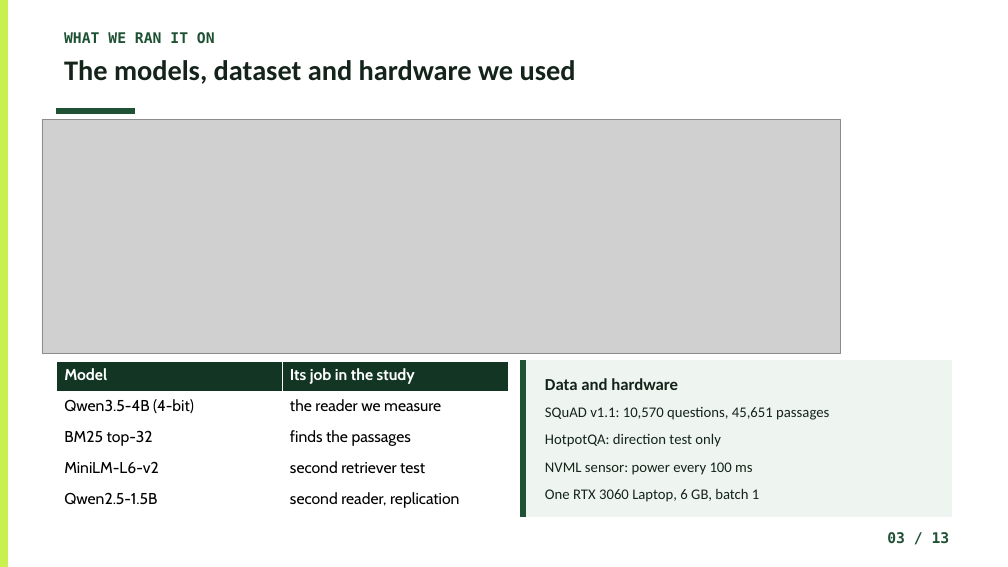
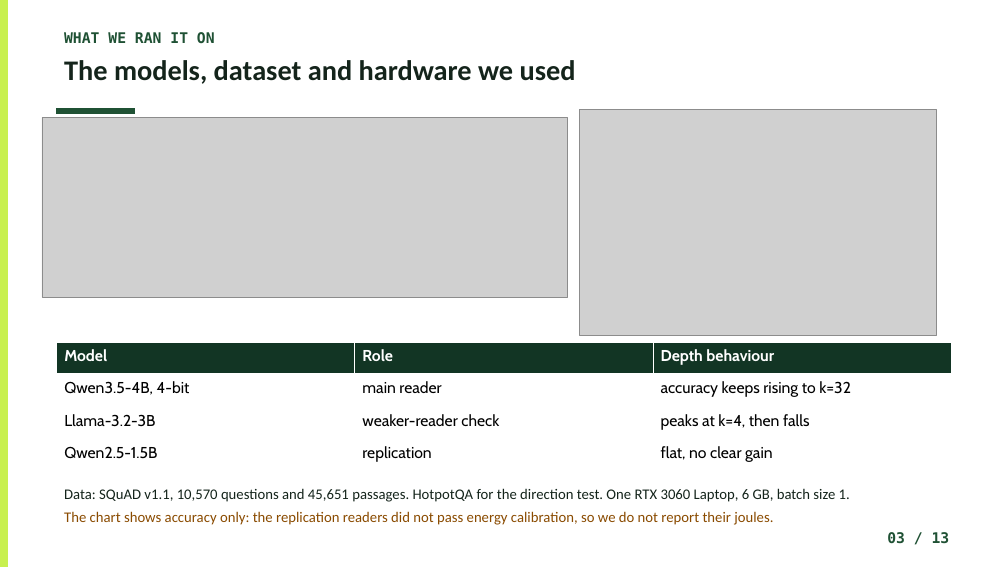
Before and after one commit to Atik203/energy-optimal-rag, a slide deck: slide 3 of Slides/Energy_Methodology_Presentation.pptx. Drawn at 1008x567 pixels with LibreOffice and Linux fonts; fonts in the diff are those of the drawing; grey boxes stand for pictures. Boxes give left, top, right and bottom in pixels: in the first picture for what was removed or moved away, otherwise in the second. Text is boxed around its words. In the diff, an @@ line names an element or a change of style, - is before the commit and + after.

```diff
--- a/Slides/Energy_Methodology_Presentation.pptx
+++ b/Slides/Energy_Methodology_Presentation.pptx
@@ picture removed at (x1=42, y1=119, x2=841, y2=354) @@
@@ picture added at (x1=42, y1=118, x2=567, y2=298) @@
@@ picture added at (x1=580, y1=109, x2=937, y2=335) @@
@@ table added at (x1=57, y1=343, x2=951, y2=473), 4 rows, 3 columns @@
+Model | Role | Depth behaviour
+Qwen3.5-4B, 4-bit | main reader | accuracy keeps rising to k=32
+Llama-3.2-3B | weaker-reader check | peaks at k=4, then falls
+Qwen2.5-1.5B | replication | flat, no clear gain
@@ table removed at (x1=57, y1=361, x2=509, y2=517), 5 rows, 2 columns @@
-Model | Its job in the study
-Qwen3.5-4B (4-bit) | the reader we measure
-BM25 top-32 | finds the passages
-MiniLM-L6-v2 | second retriever test
-Qwen2.5-1.5B | second reader, replication
@@ rectangle removed at (x1=521, y1=361, x2=951, y2=517) @@
@@ rectangle removed at (x1=521, y1=361, x2=526, y2=517) @@
@@ text removed at (x1=545, y1=378, x2=678, y2=390) @@
-Data and hardware
@@ text removed at (x1=545, y1=407, x2=829, y2=420) @@
-SQuAD v1.1: 10,570 questions, 45,651 passages
@@ text removed at (x1=545, y1=433, x2=721, y2=447) @@
-HotpotQA: direction test only
@@ text removed at (x1=545, y1=462, x2=753, y2=475) @@
-NVML sensor: power every 100 ms
@@ text at (x1=64, y1=488, x2=850, y2=502): text changed @@
-One RTX 3060 Laptop, 6 GB, batch 1
+Data: SQuAD v1.1, 10,570 questions and 45,651 passages. HotpotQA for the direction test. One RTX 3060 Laptop, 6 GB, batch size 1.
@@ text added at (x1=64, y1=511, x2=773, y2=525), 14 pt, text #8A4B00 @@
+The chart shows accuracy only: the replication readers did not pass energy calibration, so we do not report their joules.
```
Also in this commit, not shown: 1 other slide changed, 10 other files.
